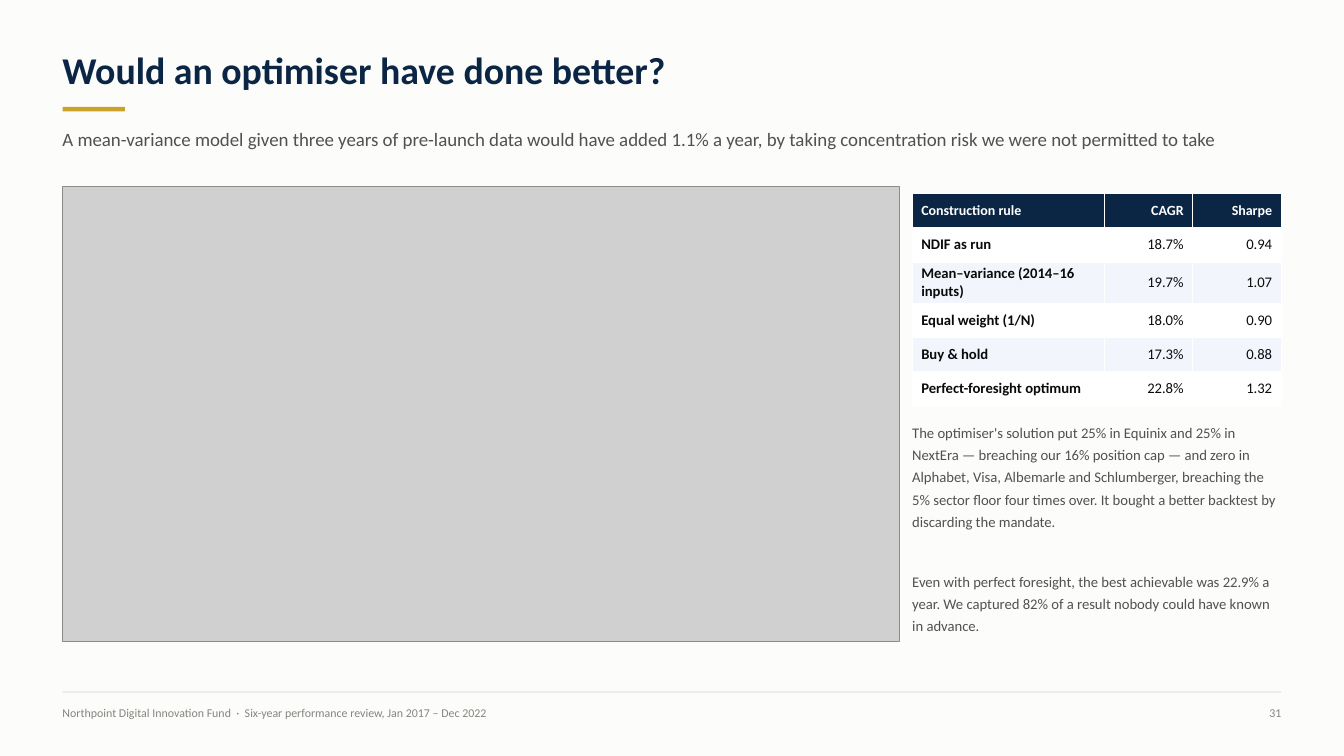
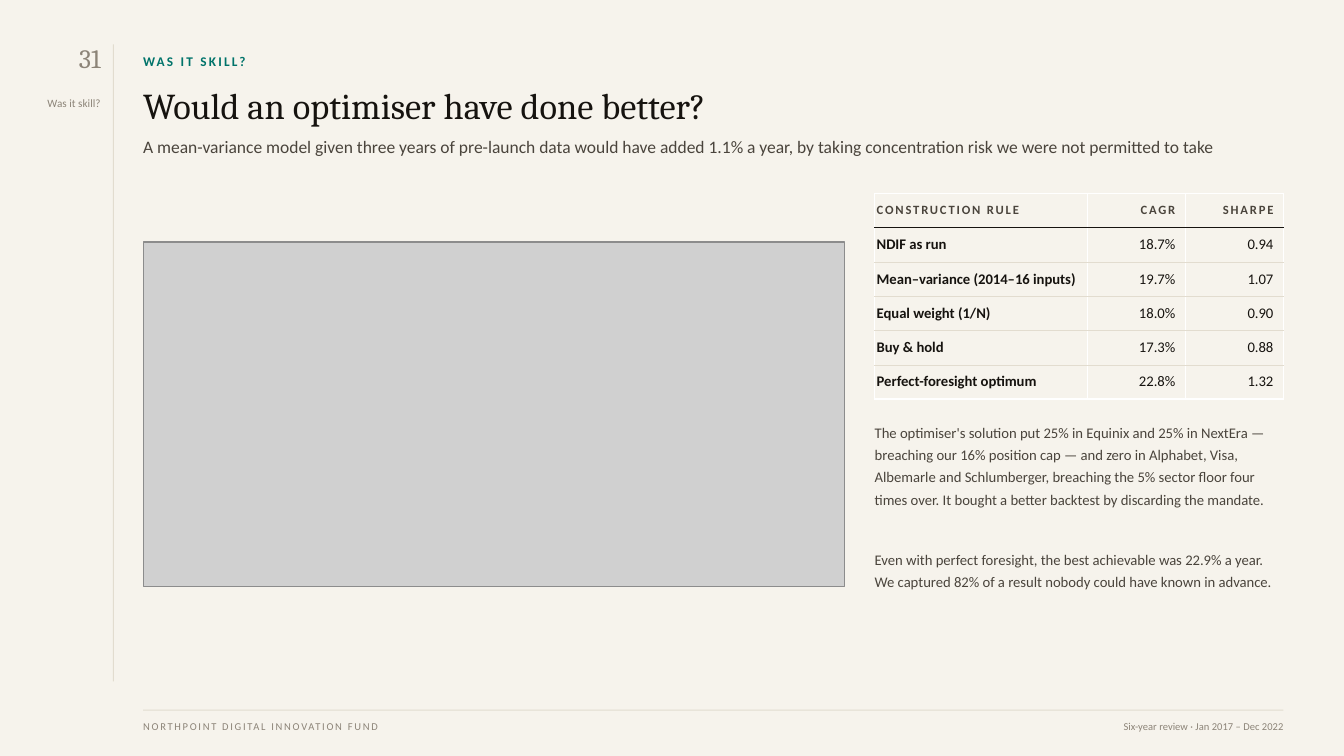
Before and after one commit to sleepdiff-web/CLAUDE, a slide deck: slide 31 of finc13303-portfolio-performance/deliverables/FINC13303_Ass2_PortfolioPerformance_14053836_OConnor.pptx. Drawn at 1344x756 pixels with LibreOffice and Linux fonts; fonts in the diff are those of the drawing; grey boxes stand for pictures. Boxes give left, top, right and bottom in pixels: in the first picture for what was removed or moved away, otherwise in the second. Text is boxed around its words. In the diff, an @@ line names an element or a change of style, - is before the commit and + after.

```diff
--- a/finc13303-portfolio-performance/deliverables/FINC13303_Ass2_PortfolioPerformance_14053836_OConnor.pptx
+++ b/finc13303-portfolio-performance/deliverables/FINC13303_Ass2_PortfolioPerformance_14053836_OConnor.pptx
@@ background #FCFCFB to #F6F3EC @@
@@ text "31": place and size @@
-text "31" at (1269,709,1281,717)
+text "31" at (79,50,101,68)
@@ text "31" at (79,50,101,68): size 8.5 to 19 pt, font Calibri to Cambria, text colour #86847E to #8C8478 @@
@@ rectangle added at (113,44,114,682), fill #E2DCCF @@
@@ text added at (143,52,1051,77), 9.5 pt, text #00736A, bold @@
+WAS IT SKILL?
@@ text "Would an optimiser have done ...": place and size @@
-text "Would an optimiser have done ..." at (62,57,665,90)
+text "Would an optimiser have done ..." at (143,93,705,127)
@@ text "Would an optimiser have done ..." at (143,93,705,127): size 27 to 26 pt, font Calibri to Cambria, text colour #0B2545 to #16130F, bold off; line spacing 1.05 to 1.02 @@
@@ text added at (47,99,100,107), 8 pt, text #8C8478 @@
+Was it skill?
@@ rectangle removed at (63,107,125,111) @@
@@ text "A mean-variance model given three ...": place and size @@
-text "A mean-variance model given three ..." at (62,133,1214,149)
+text "A mean-variance model given three ..." at (143,141,1213,156)
@@ text "A mean-variance model given three ..." at (143,141,1213,156): size 13.5 to 12.5 pt, text colour #52514E to #4A443C; line spacing 1.2 to 1.22 @@
@@ table at (875,194,1284,399) @@
-row 1, column 1: Construction rule
+row 1, column 1: CONSTRUCTION RULE
-row 1, column 3: Sharpe
+row 1, column 3: SHARPE
@@ fill #0B2545 to none in row 1 @@
@@ fill #FFFFFF to none in 9 cells @@
@@ fill #F2F6FC to none in 6 cells @@
@@ size 10 to 9 pt, text colour #FFFFFF to #4A443C, letter spacing 0 to 1.3 pt in "CAGR" @@
@@ text colour #0B0B0B to #16130F in "NDIF as run", "18.7%", "0.94", "Mean–variance (2014–16 inputs)" and 11 more places @@
@@ borders changed @@
@@ table: place and size @@
-table at (912,194,1281,400)
+table at (875,194,1284,399)
@@ picture: place and size @@
-picture at (63,187,899,641)
+picture at (143,242,845,587)
@@ text "The optimiser's solution put 25% ...": place and size @@
-text "The optimiser's solution put 25% ..." at (912,428,1275,631)
+text "The optimiser's solution put 25% ..." at (875,428,1272,590)
@@ text "The optimiser's solution put 25% ..." at (875,428,1272,590): text colour #52514E to #4A443C @@
@@ text at (62,709,486,719): text changed; size 8.5 to 7.5 pt; text colour #86847E to #8C8478 @@
-Northpoint Digital Innovation Fund · Six-year performance review, Jan 2017 – Dec 2022
+NORTHPOINT DIGITAL INNOVATION FUND
@@ rectangle: place and size @@
-rectangle at (63,692,1281,693)
+rectangle at (143,710,1284,711)
@@ rectangle at (143,710,1284,711): fill #E6E5E1 to #E2DCCF @@
@@ text added at (1124,723,1283,732), 7.5 pt, text #8C8478 @@
+Six-year review · Jan 2017 – Dec 2022
```
Also in this commit, not shown: 48 other slides changed, 41 other files.
